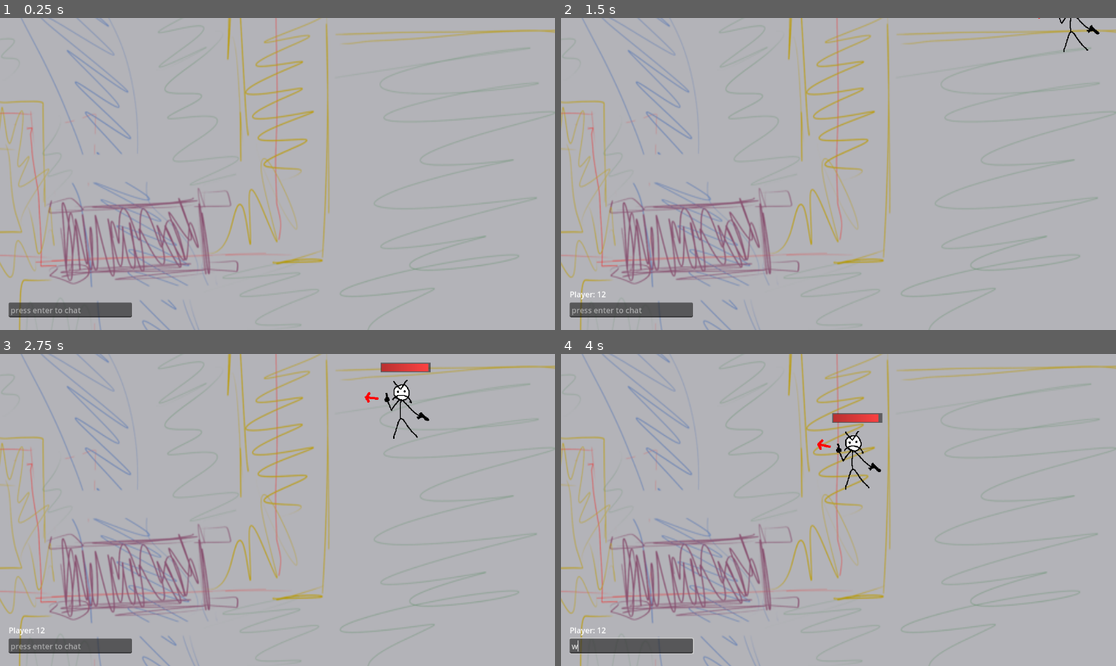
Above: before the commit, frames 1-4 (two rows, left to right).
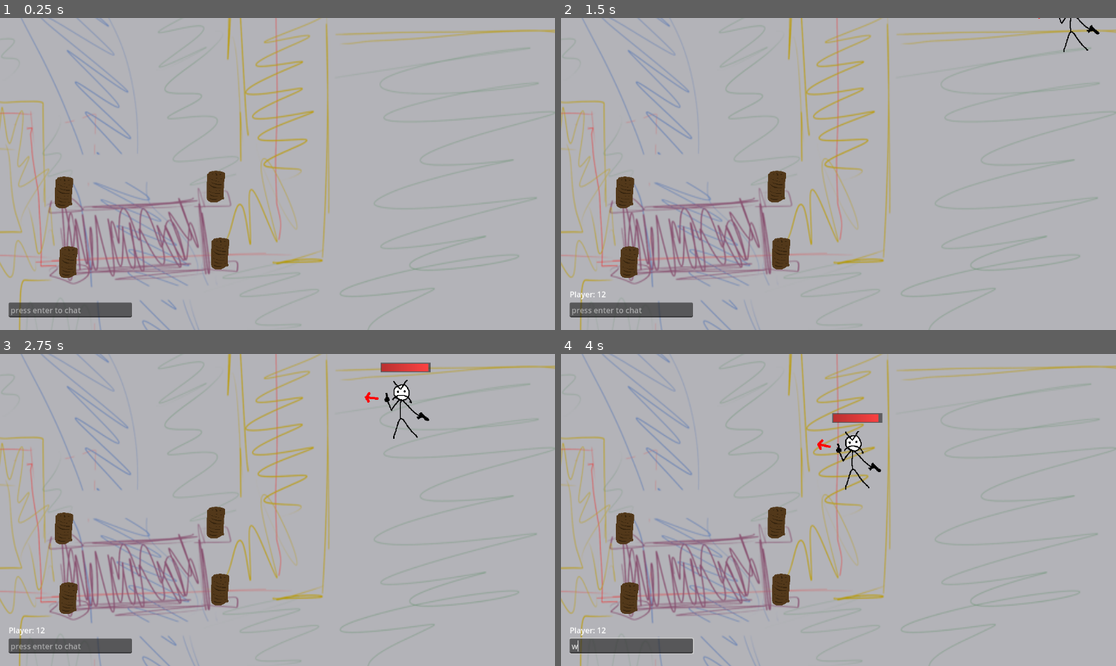
Above: after the commit, the same moments.

Repository: ndvrxd/cultism
Game: Godot game, scene res://scenes/world.tscn
The game is run twice, just before and just after one commit, with the same random seed, the same clock (stepped at 60 frames per second) and the same inputs. This scene is started directly instead of the project's main scene.
Inputs (mouse positions are in pixels of both pictures, inside the frame that each line leads up to):
- Up to frame 1 (0.25 s): no input
- Up to frame 2 (1.5 s): click (633, 311) at 0.52 s; type "12" at 0.6 s; tap Enter (Chat) at 1.25 s; move the mouse to (960, 158) at 1.27 s; hold D (right) from 1.28 s (still down); hold Down (CameraTiltDown) from 1.28 s (still down)
- Up to frame 3 (2.75 s): move the mouse to (166, 525) at 2.02 s; release D (right) at 2.03 s; release Down (CameraTiltDown) at 2.03 s; hold S (down) from 2.03 s (still down); tap Up (CameraTiltUp) at 2.1 s
- Up to frame 4 (4 s): move the mouse to (894, 441) at 2.77 s; release S (down) at 2.78 s; hold D (right) 2.78-3.53 s; tap Enter (Chat) at 2.85 s; move the mouse to (810, 572) at 3.52 s; hold W (up) from 3.53 s (still down); tap Down (CameraTiltDown) at 3.6 s

The runs differ from the first frame. In frame 1, 1.2% of the frame differs, in the area x 9-42%, y 48-84%; in frame 2, 1.2%; in frame 3, 1.2%; in frame 4, 1.2%.

Commit message:
upright sprite placeholders

Diff:
--- /dev/null
+++ b/cult-game-version-0.1/art/scenery/grass_ph.tscn
@@ -0,0 +1,10 @@
+[gd_scene load_steps=2 format=3 uid="uid://dy3rocd3ulfru"]
+
+[ext_resource type="Texture2D" uid="uid://c4us7s54t8ocx" path="res://art/scenery/grass_ph.png" id="1_fn6ug"]
+
+[node name="grass" type="Node2D" groups=["upright_sprite"]]
+y_sort_enabled = true
+
+[node name="Sprite2D" type="Sprite2D" parent="."]
+position = Vector2(0, -25)
+texture = ExtResource("1_fn6ug")
--- /dev/null
+++ b/cult-game-version-0.1/art/scenery/post_ph.tscn
@@ -0,0 +1,10 @@
+[gd_scene load_steps=2 format=3 uid="uid://d3yfvynamcihx"]
+
+[ext_resource type="Texture2D" uid="uid://bwjpw54p8x40n" path="res://art/scenery/post ph.png" id="1_drk1s"]
+
+[node name="post" type="Node2D" groups=["upright_sprite"]]
+y_sort_enabled = true
+
+[node name="Sprite2D" type="Sprite2D" parent="."]
+position = Vector2(0, -50)
+texture = ExtResource("1_drk1s")
--- /dev/null
+++ b/cult-game-version-0.1/art/scenery/rocks_ph.tscn
@@ -0,0 +1,10 @@
+[gd_scene load_steps=2 format=3 uid="uid://blp1t6dee26tv"]
+
+[ext_resource type="Texture2D" uid="uid://cg4yx07m74i6p" path="res://art/scenery/rocks_ph.png" id="1_667ff"]
+
+[node name="rocks" type="Node2D" groups=["upright_sprite"]]
+y_sort_enabled = true
+
+[node name="Sprite2D" type="Sprite2D" parent="."]
+position = Vector2(0, -25)
+texture = ExtResource("1_667ff")
--- /dev/null
+++ b/cult-game-version-0.1/art/scenery/sunflower_ph.tscn
@@ -0,0 +1,10 @@
+[gd_scene load_steps=2 format=3 uid="uid://cswy0gtegsw2e"]
+
+[ext_resource type="Texture2D" uid="uid://cmkp2psl73aqf" path="res://art/scenery/sunflower ph.png" id="1_755y1"]
+
+[node name="sunflower" type="Node2D" groups=["upright_sprite"]]
+y_sort_enabled = true
+
+[node name="Sprite2D" type="Sprite2D" parent="."]
+position = Vector2(0, -50)
+texture = ExtResource("1_755y1")
--- /dev/null
+++ b/cult-game-version-0.1/art/scenery/tree_ph.tscn
@@ -0,0 +1,10 @@
+[gd_scene load_steps=2 format=3 uid="uid://b048rmgq8aq0"]
+
+[ext_resource type="Texture2D" uid="uid://dt3tqh1wpyyar" path="res://art/scenery/tree ph.png" id="1_dvegp"]
+
+[node name="tree" type="Node2D" groups=["upright_sprite"]]
+y_sort_enabled = true
+
+[node name="Sprite2D" type="Sprite2D" parent="."]
+position = Vector2(0, -50)
+texture = ExtResource("1_dvegp")
--- a/cult-game-version-0.1/scenes/world.tscn
+++ b/cult-game-version-0.1/scenes/world.tscn
@@ -1,10 +1,14 @@
-[gd_scene load_steps=15 format=3 uid="uid://c6t867f13wn4u"]
+[gd_scene load_steps=19 format=3 uid="uid://c6t867f13wn4u"]
 
 [ext_resource type="Texture2D" uid="uid://dr1jlcktudyg" path="res://art/playermapxd.png" id="1_br0cv"]
 [ext_resource type="PackedScene" uid="uid://bhatrw3cecxw1" path="res://objects/test_effigy.tscn" id="4_4fgws"]
 [ext_resource type="PackedScene" uid="uid://4x1q48mnamto" path="res://Chatbox/Chatbox.tscn" id="4_6bv28"]
 [ext_resource type="Script" path="res://scripts/testEnemySpawner.gd" id="5_f408w"]
 [ext_resource type="PackedScene" uid="uid://dxiibdkgas3eu" path="res://scenes/pause_menu.tscn" id="5_yfg13"]
+[ext_resource type="PackedScene" uid="uid://b048rmgq8aq0" path="res://art/scenery/tree_ph.tscn" id="6_ry3q4"]
+[ext_resource type="PackedScene" uid="uid://cswy0gtegsw2e" path="res://art/scenery/sunflower_ph.tscn" id="7_e0ymt"]
+[ext_resource type="PackedScene" uid="uid://blp1t6dee26tv" path="res://art/scenery/rocks_ph.tscn" id="8_16m30"]
+[ext_resource type="PackedScene" uid="uid://d3yfvynamcihx" path="res://art/scenery/post_ph.tscn" id="9_ih0a4"]
 
 [sub_resource type="NavigationPolygon" id="NavigationPolygon_ob1or"]
 vertices = PackedVector2Array(-429.781, 274.133, -690.711, 280.469, -751.063, 276.953, -995, 170, -995, -251, -744, -39 …(812 unchanged characters)…
@@ -49,6 +53,75 @@
 
 [node name="test effigy" parent="spawns" instance=ExtResource("4_4fgws")]
 position = Vector2(-496, 1.99999)
+
+[node name="tree" parent="spawns" instance=ExtResource("6_ry3q4")]
+position = Vector2(-335, 122)
+
+[node name="tree2" parent="spawns" instance=ExtResource("6_ry3q4")]
+position = Vector2(-92, 88)
+
+[node name="sunflower" parent="spawns" instance=ExtResource("7_e0ymt")]
+position = Vector2(-891, -125)
+
+[node name="sunflower2" parent="spawns" instance=ExtResource("7_e0ymt")]
+position = Vector2(-958, -131)
+
+[node name="sunflower3" parent="spawns" instance=ExtResource("7_e0ymt")]
+position = Vector2(-952, 32)
+
+[node name="rocks" parent="spawns" instance=ExtResource("8_16m30")]
+position = Vector2(-1303, 253)
+
+[node name="rocks2" parent="spawns" instance=ExtResource("8_16m30")]
+position = Vector2(-1243, -137)
+
+[node name="post" parent="spawns" instance=ExtResource("9_ih0a4")]
+position = Vector2(-239, -586)
+
+[node name="post2" parent="spawns" instance=ExtResource("9_ih0a4")]
+position = Vector2(104, -606)
+
+[node name="post3" parent="spawns" instance=ExtResource("9_ih0a4")]
+position = Vector2(71, -743)
+
+[node name="post4" parent="spawns" instance=ExtResource("9_ih0a4")]
+position = Vector2(-279, -736)
+
+[node name="post5" parent="spawns" instance=ExtResource("9_ih0a4")]
+position = Vector2(133, 395)
+
+[node name="post6" parent="spawns" instance=ExtResource("9_ih0a4")]
+position = Vector2(448, 383)
+
+[node name="post7" parent="spawns" instance=ExtResource("9_ih0a4")]
+position = Vector2(457, 522)
+
+[node name="post8" parent="spawns" instance=ExtResource("9_ih0a4")]
+position = Vector2(142, 540)
+
+[node name="post9" parent="spawns" instance=ExtResource("9_ih0a4")]
+position = Vector2(-1034, 159)
+
+[node name="post10" parent="spawns" instance=ExtResource("9_ih0a4")]
+position = Vector2(-1152, 164)
+
+[node name="post11" parent="spawns" instance=ExtResource("9_ih0a4")]
+position = Vector2(-1027, 246)
+
+[node name="post12" parent="spawns" instance=ExtResource("9_ih0a4")]
+position = Vector2(-1146, 247)
+
+[node name="post13" parent="spawns" instance=ExtResource("9_ih0a4")]
+position = Vector2(-1164, -294)
+
+[node name="post14" parent="spawns" instance=ExtResource("9_ih0a4")]
+position = Vector2(-1040, -294)
+
+[node name="post15" parent="spawns" instance=ExtResource("9_ih0a4")]
+position = Vector2(-1157, -196)
+
+[node name="post16" parent="spawns" instance=ExtResource("9_ih0a4")]
+position = Vector2(-1030, -213)
 
 [node name="CanvasLayer" type="CanvasLayer" parent="."]
 
Binary file added: cult-game-version-0.1/art/scenery/grass_ph.png
Not shown, added: cult-game-version-0.1/art/scenery/grass_ph.png.import
Binary file added: cult-game-version-0.1/art/scenery/post ph.png
Not shown, added: cult-game-version-0.1/art/scenery/post ph.png.import
Binary file added: cult-game-version-0.1/art/scenery/rocks_ph.png
Not shown, added: cult-game-version-0.1/art/scenery/rocks_ph.png.import
Binary file added: cult-game-version-0.1/art/scenery/sunflower ph.png
Not shown, added: cult-game-version-0.1/art/scenery/sunflower ph.png.import
Binary file added: cult-game-version-0.1/art/scenery/tree ph.png
Not shown, added: cult-game-version-0.1/art/scenery/tree ph.png.import
